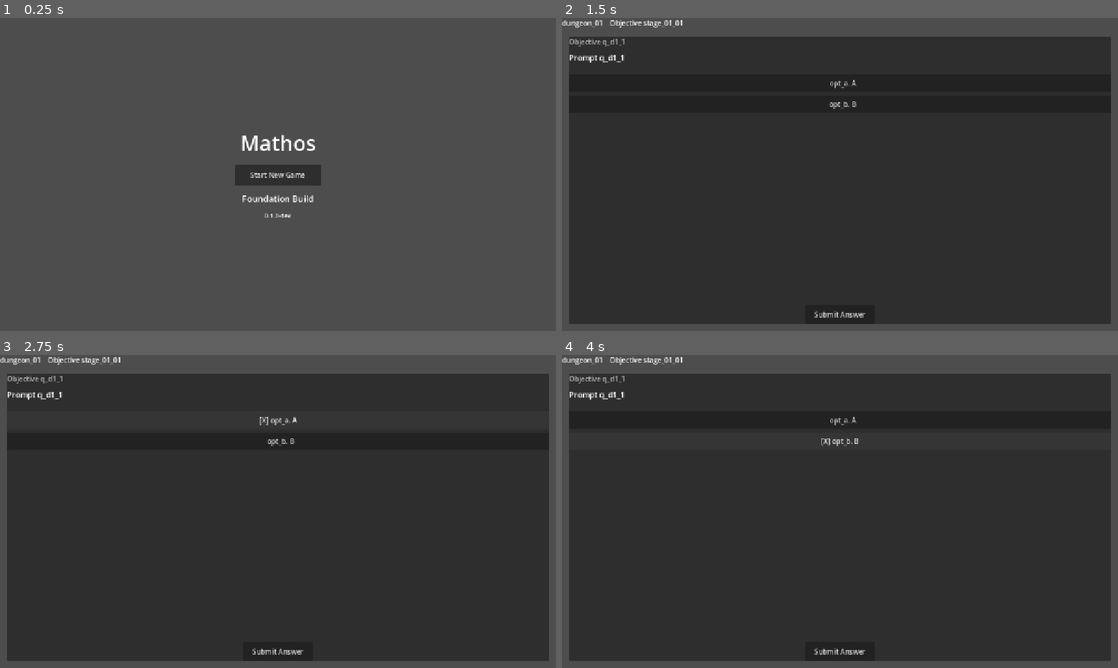
Above: before the commit, frames 1-4 (two rows, left to right).
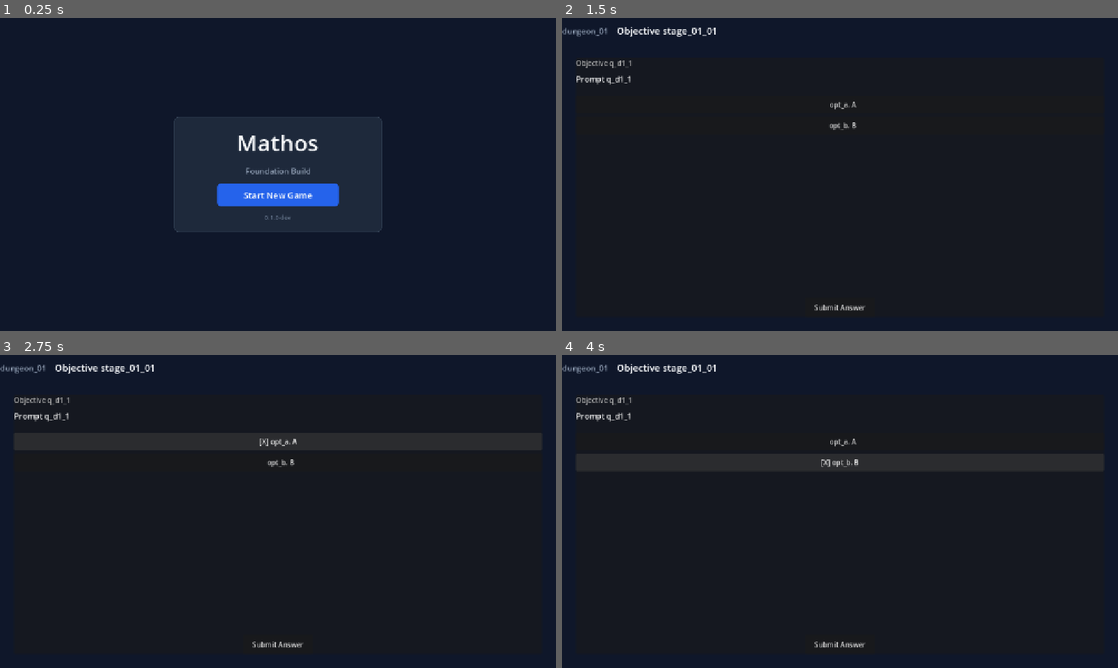
Above: after the commit, the same moments.

Repository: vanthanhcampus57-dev/Mathos
Game: Godot game, scene res://src/app/app_root.tscn
The game is run twice, just before and just after one commit, with the same random seed, the same clock (stepped at 60 frames per second) and the same inputs.
Inputs:
- Up to frame 1 (0.25 s): no input
- Up to frame 2 (1.5 s): click "Start New Game" at 0.5 s; click "Start Puzzle" at 1.25 s
- Up to frame 3 (2.75 s): click "opt_a. A" at 2 s
- Up to frame 4 (4 s): click "[X] opt_a. A" at 2.75 s; click "opt_b. B" at 3.5 s

The runs differ from the first frame. In frame 1, 99% of the frame differs, in the area x 0-100%, y 0-100%; in frame 2, 82%; in frame 3, 88%; in frame 4, 88%.

Commit message:
feat(ui): implement 1280x720 stage presentation visual structure and styling

Diff:
--- a/src/ui/lesson/lesson_panel.tscn
+++ b/src/ui/lesson/lesson_panel.tscn
@@ -1,6 +1,11 @@
-[gd_scene load_steps=2 format=3 uid="uid://d1_lesson_panel_001"]
+[gd_scene load_steps=8 format=3 uid="uid://d1_lesson_panel_001"]
 
 [ext_resource type="Script" path="res://src/ui/lesson/lesson_panel.gd" id="1_script"]
+[ext_resource type="StyleBox" path="res://src/ui/stage/styles/panel_bg.tres" id="2_panel_bg"]
+[ext_resource type="StyleBox" path="res://src/ui/stage/styles/btn_primary_normal.tres" id="3_btn_p_norm"]
+[ext_resource type="StyleBox" path="res://src/ui/stage/styles/btn_primary_hover.tres" id="4_btn_p_hov"]
+[ext_resource type="StyleBox" path="res://src/ui/stage/styles/btn_primary_pressed.tres" id="5_btn_p_press"]
+[ext_resource type="StyleBox" path="res://src/ui/stage/styles/btn_focus.tres" id="6_btn_focus"]
 
 [node name="LessonPanel" type="Control"]
 layout_mode = 3
@@ -25,10 +30,11 @@
 
 [node name="PanelContainer" type="PanelContainer" parent="MarginContainer"]
 layout_mode = 2
+theme_override_styles/panel = ExtResource("2_panel_bg")
 
 [node name="VBoxContainer" type="VBoxContainer" parent="MarginContainer/PanelContainer"]
 layout_mode = 2
-theme_override_constants/separation = 12
+theme_override_constants/separation = 16
 
 [node name="HeaderContainer" type="HBoxContainer" parent="MarginContainer/PanelContainer/VBoxContainer"]
 layout_mode = 2
@@ -36,16 +42,22 @@
 [node name="ContextTitleLabel" type="Label" parent="MarginContainer/PanelContainer/VBoxContainer/HeaderContainer"]
 layout_mode = 2
 size_flags_horizontal = 3
+theme_override_colors/font_color = Color(0.22, 0.74, 0.97, 1)
+theme_override_font_sizes/font_size = 18
 text = "Stage Context"
 
 [node name="SpeakerLabel" type="Label" parent="MarginContainer/PanelContainer/VBoxContainer/HeaderContainer"]
 layout_mode = 2
+theme_override_colors/font_color = Color(0.88, 0.91, 0.94, 1)
+theme_override_font_sizes/font_size = 18
 text = "Guide"
 
 [node name="BodyTextLabel" type="RichTextLabel" parent="MarginContainer/PanelContainer/VBoxContainer"]
-custom_minimum_size = Vector2(0, 100)
+custom_minimum_size = Vector2(0, 140)
 layout_mode = 2
 size_flags_vertical = 3
+theme_override_colors/default_color = Color(0.97, 0.98, 0.99, 1)
+theme_override_font_sizes/normal_font_size = 20
 bbcode_enabled = true
 text = "Lesson body text goes here..."
 
@@ -55,9 +67,18 @@
 [node name="PageIndicatorLabel" type="Label" parent="MarginContainer/PanelContainer/VBoxContainer/FooterContainer"]
 layout_mode = 2
 size_flags_horizontal = 3
+theme_override_colors/font_color = Color(0.58, 0.64, 0.72, 1)
+theme_override_font_sizes/font_size = 16
 text = "Step 1 of 1"
+vertical_alignment = 1
 
 [node name="ContinueButton" type="Button" parent="MarginContainer/PanelContainer/VBoxContainer/FooterContainer"]
-custom_minimum_size = Vector2(120, 36)
+custom_minimum_size = Vector2(160, 48)
 layout_mode = 2
+theme_override_colors/font_color = Color(0.97, 0.98, 0.99, 1)
+theme_override_font_sizes/font_size = 18
+theme_override_styles/normal = ExtResource("3_btn_p_norm")
+theme_override_styles/hover = ExtResource("4_btn_p_hov")
+theme_override_styles/pressed = ExtResource("5_btn_p_press")
+theme_override_styles/focus = ExtResource("6_btn_focus")
 text = "Continue"
--- a/src/ui/stage/stage_complete_panel.tscn
+++ b/src/ui/stage/stage_complete_panel.tscn
@@ -1,6 +1,11 @@
-[gd_scene load_steps=2 format=3 uid="uid://d1_stage_complete_panel_001"]
+[gd_scene load_steps=8 format=3 uid="uid://d1_stage_complete_panel_001"]
 
 [ext_resource type="Script" path="res://src/ui/stage/stage_complete_panel.gd" id="1_script"]
+[ext_resource type="StyleBox" path="res://src/ui/stage/styles/panel_bg.tres" id="2_panel_bg"]
+[ext_resource type="StyleBox" path="res://src/ui/stage/styles/btn_complete_normal.tres" id="3_btn_c_norm"]
+[ext_resource type="StyleBox" path="res://src/ui/stage/styles/btn_complete_hover.tres" id="4_btn_c_hov"]
+[ext_resource type="StyleBox" path="res://src/ui/stage/styles/btn_complete_pressed.tres" id="5_btn_c_press"]
+[ext_resource type="StyleBox" path="res://src/ui/stage/styles/btn_focus.tres" id="6_btn_focus"]
 
 [node name="StageCompletePanel" type="Control"]
 layout_mode = 3
@@ -25,21 +30,34 @@
 
 [node name="PanelContainer" type="PanelContainer" parent="MarginContainer"]
 layout_mode = 2
+theme_override_styles/panel = ExtResource("2_panel_bg")
 
 [node name="VBoxContainer" type="VBoxContainer" parent="MarginContainer/PanelContainer"]
 layout_mode = 2
+theme_override_constants/separation = 20
 alignment = 1
 
 [node name="TitleLabel" type="Label" parent="MarginContainer/PanelContainer/VBoxContainer"]
 layout_mode = 2
+theme_override_colors/font_color = Color(0.06, 0.73, 0.51, 1)
+theme_override_font_sizes/font_size = 32
+text = "Stage Completed!"
 horizontal_alignment = 1
 
 [node name="SummaryLabel" type="Label" parent="MarginContainer/PanelContainer/VBoxContainer"]
 layout_mode = 2
+theme_override_colors/font_color = Color(0.80, 0.84, 0.88, 1)
+theme_override_font_sizes/font_size = 20
 horizontal_alignment = 1
 
 [node name="ContinueButton" type="Button" parent="MarginContainer/PanelContainer/VBoxContainer"]
-custom_minimum_size = Vector2(160, 40)
+custom_minimum_size = Vector2(240, 52)
 layout_mode = 2
 size_flags_horizontal = 4
+theme_override_colors/font_color = Color(0.97, 0.98, 0.99, 1)
+theme_override_font_sizes/font_size = 20
+theme_override_styles/normal = ExtResource("3_btn_c_norm")
+theme_override_styles/hover = ExtResource("4_btn_c_hov")
+theme_override_styles/pressed = ExtResource("5_btn_c_press")
+theme_override_styles/focus = ExtResource("6_btn_focus")
 text = "Continue to Next Stage"
--- a/src/ui/stage/stage_presentation_shell.tscn
+++ b/src/ui/stage/stage_presentation_shell.tscn
@@ -1,99 +1,126 @@
-[gd_scene load_steps=4 format=3 uid="uid://d1_stage_presentation_shell_001"]
+[gd_scene load_steps=14 format=3 uid="uid://d1_stage_presentation_shell_001"]
 
 [ext_resource type="Script" path="res://src/ui/stage/stage_presentation_shell.gd" id="1_script"]
 [ext_resource type="PackedScene" uid="uid://d1_lesson_panel_001" path="res://src/ui/lesson/lesson_panel.tscn" id="2_lesson"]
 [ext_resource type="PackedScene" uid="uid://d1_stage_complete_panel_001" path="res://src/ui/stage/stage_complete_panel.tscn" id="3_complete"]
+[ext_resource type="StyleBox" path="res://src/ui/stage/styles/badge_restored.tres" id="4_badge_bg"]
+[ext_resource type="StyleBox" path="res://src/ui/stage/styles/panel_bg.tres" id="5_panel_bg"]
+[ext_resource type="StyleBox" path="res://src/ui/stage/styles/btn_primary_normal.tres" id="6_btn_p_norm"]
+[ext_resource type="StyleBox" path="res://src/ui/stage/styles/btn_primary_hover.tres" id="7_btn_p_hov"]
+[ext_resource type="StyleBox" path="res://src/ui/stage/styles/btn_primary_pressed.tres" id="8_btn_p_press"]
+[ext_resource type="StyleBox" path="res://src/ui/stage/styles/btn_secondary_normal.tres" id="9_btn_s_norm"]
+[ext_resource type="StyleBox" path="res://src/ui/stage/styles/btn_secondary_hover.tres" id="10_btn_s_hov"]
+[ext_resource type="StyleBox" path="res://src/ui/stage/styles/btn_secondary_pressed.tres" id="11_btn_s_press"]
+[ext_resource type="StyleBox" path="res://src/ui/stage/styles/btn_focus.tres" id="12_btn_focus"]
 
-[node name="StagePresentationShell" type="Control"]
-layout_mode = 3
+[sub_resource type="StyleBoxFlat" id="StyleBoxFlat_root_bg"]
+bg_color = Color(0.0588235, 0.0901961, 0.164706, 1)
+
+[node name="StagePresentationShell" type="PanelContainer"]
 anchors_preset = 15
 anchor_right = 1.0
 anchor_bottom = 1.0
 grow_horizontal = 2
 grow_vertical = 2
+theme_override_styles/panel = SubResource("StyleBoxFlat_root_bg")
 script = ExtResource("1_script")
 
 [node name="VBoxContainer" type="VBoxContainer" parent="."]
-layout_mode = 1
-anchors_preset = 15
-anchor_right = 1.0
-anchor_bottom = 1.0
-grow_horizontal = 2
-grow_vertical = 2
+layout_mode = 2
+theme_override_constants/separation = 0
 
 [node name="HeaderBar" type="HBoxContainer" parent="VBoxContainer"]
 visible = false
+custom_minimum_size = Vector2(0, 60)
 layout_mode = 2
-theme_override_constants/separation = 16
+theme_override_constants/separation = 20
 
 [node name="DungeonTitleLabel" type="Label" parent="VBoxContainer/HeaderBar"]
 layout_mode = 2
+theme_override_colors/font_color = Color(0.580392, 0.639216, 0.721569, 1)
+theme_override_font_sizes/font_size = 18
 text = "Dungeon Title"
+vertical_alignment = 1
 
 [node name="StageTitleLabel" type="Label" parent="VBoxContainer/HeaderBar"]
 layout_mode = 2
 size_flags_horizontal = 3
+theme_override_colors/font_color = Color(0.972549, 0.980392, 0.988235, 1)
+theme_override_font_sizes/font_size = 22
 text = "Stage Title"
+vertical_alignment = 1
 
 [node name="RestoredBadgeLabel" type="Label" parent="VBoxContainer/HeaderBar"]
 visible = false
 layout_mode = 2
+theme_override_colors/font_color = Color(0.960784, 0.619608, 0.043137, 1)
+theme_override_font_sizes/font_size = 14
+theme_override_styles/normal = ExtResource("4_badge_bg")
 text = "[RESTORED STATE]"
+vertical_alignment = 1
 
 [node name="MainBody" type="MarginContainer" parent="VBoxContainer"]
 layout_mode = 2
 size_flags_vertical = 3
-theme_override_constants/margin_left = 16
-theme_override_constants/margin_top = 16
-theme_override_constants/margin_right = 16
-theme_override_constants/margin_bottom = 16
+theme_override_constants/margin_left = 32
+theme_override_constants/margin_top = 32
+theme_override_constants/margin_right = 32
+theme_override_constants/margin_bottom = 32
 
-[node name="StartGameContainer" type="Control" parent="VBoxContainer/MainBody"]
+[node name="StartGameContainer" type="PanelContainer" parent="VBoxContainer/MainBody"]
+custom_minimum_size = Vector2(480, 0)
 layout_mode = 2
+size_flags_horizontal = 4
+size_flags_vertical = 4
+theme_override_styles/panel = ExtResource("5_panel_bg")
 
 [node name="VBoxContainer" type="VBoxContainer" parent="VBoxContainer/MainBody/StartGameContainer"]
-layout_mode = 1
-anchors_preset = 8
-anchor_left = 0.5
-anchor_top = 0.5
-anchor_right = 0.5
-anchor_bottom = 0.5
-offset_left = -150.0
-offset_top = -140.0
-offset_right = 150.0
-offset_bottom = 140.0
-grow_horizontal = 2
-grow_vertical = 2
+layout_mode = 2
 theme_override_constants/separation = 16
 alignment = 1
 
 [node name="TitleLabel" type="Label" parent="VBoxContainer/MainBody/StartGameContainer/VBoxContainer"]
 layout_mode = 2
-theme_override_font_sizes/font_size = 48
+theme_override_colors/font_color = Color(0.972549, 0.980392, 0.988235, 1)
+theme_override_font_sizes/font_size = 52
 text = "Mathos"
+horizontal_alignment = 1
+
+[node name="SubtitleLabel" type="Label" parent="VBoxContainer/MainBody/StartGameContainer/VBoxContainer"]
+layout_mode = 2
+theme_override_colors/font_color = Color(0.580392, 0.639216, 0.721569, 1)
+theme_override_font_sizes/font_size = 18
+text = "Foundation Build"
 horizontal_alignment = 1
 
 [node name="ContinueButton" type="Button" parent="VBoxContainer/MainBody/StartGameContainer/VBoxContainer"]
 visible = false
-custom_minimum_size = Vector2(200, 48)
+custom_minimum_size = Vector2(280, 52)
 layout_mode = 2
 size_flags_horizontal = 4
+theme_override_colors/font_color = Color(0.972549, 0.980392, 0.988235, 1)
+theme_override_font_sizes/font_size = 20
+theme_override_styles/normal = ExtResource("6_btn_p_norm")
+theme_override_styles/hover = ExtResource("7_btn_p_hov")
+theme_override_styles/pressed = ExtResource("8_btn_p_press")
+theme_override_styles/focus = ExtResource("12_btn_focus")
 text = "Continue"
 
 [node name="NewGameButton" type="Button" parent="VBoxContainer/MainBody/StartGameContainer/VBoxContainer"]
-custom_minimum_size = Vector2(200, 48)
+custom_minimum_size = Vector2(280, 52)
 layout_mode = 2
 size_flags_horizontal = 4
+theme_override_colors/font_color = Color(0.972549, 0.980392, 0.988235, 1)
+theme_override_font_sizes/font_size = 20
+theme_override_styles/normal = ExtResource("6_btn_p_norm")
+theme_override_styles/hover = ExtResource("7_btn_p_hov")
+theme_override_styles/pressed = ExtResource("8_btn_p_press")
+theme_override_styles/focus = ExtResource("12_btn_focus")
 text = "Start New Game"
-
-[node name="SubtitleLabel" type="Label" parent="VBoxContainer/MainBody/StartGameContainer/VBoxContainer"]
-layout_mode = 2
-theme_override_font_sizes/font_size = 20
-text = "Foundation Build"
-horizontal_alignment = 1
 
 [node name="VersionLabel" type="Label" parent="VBoxContainer/MainBody/StartGameContainer/VBoxContainer"]
 layout_mode = 2
+theme_override_colors/font_color = Color(0.392157, 0.454902, 0.545098, 1)
 theme_override_font_sizes/font_size = 14
 text = "0.1.0-dev"
 horizontal_alignment = 1
@@ -111,9 +138,12 @@
 
 [node name="FeedbackPanel" type="PanelContainer" parent="VBoxContainer/MainBody/FeedbackHostContainer"]
 layout_mode = 2
+theme_override_styles/panel = ExtResource("5_panel_bg")
 
 [node name="FeedbackLabel" type="Label" parent="VBoxContainer/MainBody/FeedbackHostContainer/FeedbackPanel"]
 layout_mode = 2
+theme_override_colors/font_color = Color(0.972549, 0.980392, 0.988235, 1)
+theme_override_font_sizes/font_size = 22
 horizontal_alignment = 1
 vertical_alignment = 1
 
--- /dev/null
+++ b/src/ui/stage/styles/badge_restored.tres
@@ -0,0 +1,17 @@
+[gd_resource type="StyleBoxFlat" format=3]
+
+[resource]
+bg_color = Color(0.270588, 0.101961, 0.011765, 1)
+border_width_left = 1
+border_width_top = 1
+border_width_right = 1
+border_width_bottom = 1
+border_color = Color(0.850980, 0.466667, 0.023529, 1)
+corner_radius_top_left = 12
+corner_radius_top_right = 12
+corner_radius_bottom_right = 12
+corner_radius_bottom_left = 12
+content_margin_left = 12.0
+content_margin_top = 4.0
+content_margin_right = 12.0
+content_margin_bottom = 4.0
--- /dev/null
+++ b/src/ui/stage/styles/btn_complete_hover.tres
@@ -0,0 +1,12 @@
+[gd_resource type="StyleBoxFlat" format=3]
+
+[resource]
+bg_color = Color(0.062745, 0.725490, 0.505882, 1)
+corner_radius_top_left = 8
+corner_radius_top_right = 8
+corner_radius_bottom_right = 8
+corner_radius_bottom_left = 8
+content_margin_left = 24.0
+content_margin_top = 12.0
+content_margin_right = 24.0
+content_margin_bottom = 12.0
--- /dev/null
+++ b/src/ui/stage/styles/btn_complete_normal.tres
@@ -0,0 +1,12 @@
+[gd_resource type="StyleBoxFlat" format=3]
+
+[resource]
+bg_color = Color(0.019608, 0.588235, 0.411765, 1)
+corner_radius_top_left = 8
+corner_radius_top_right = 8
+corner_radius_bottom_right = 8
+corner_radius_bottom_left = 8
+content_margin_left = 24.0
+content_margin_top = 12.0
+content_margin_right = 24.0
+content_margin_bottom = 12.0
--- /dev/null
+++ b/src/ui/stage/styles/btn_complete_pressed.tres
@@ -0,0 +1,12 @@
+[gd_resource type="StyleBoxFlat" format=3]
+
+[resource]
+bg_color = Color(0.015686, 0.470588, 0.341176, 1)
+corner_radius_top_left = 8
+corner_radius_top_right = 8
+corner_radius_bottom_right = 8
+corner_radius_bottom_left = 8
+content_margin_left = 24.0
+content_margin_top = 12.0
+content_margin_right = 24.0
+content_margin_bottom = 12.0
--- /dev/null
+++ b/src/ui/stage/styles/btn_focus.tres
@@ -0,0 +1,17 @@
+[gd_resource type="StyleBoxFlat" format=3]
+
+[resource]
+bg_color = Color(0, 0, 0, 0)
+border_width_left = 2
+border_width_top = 2
+border_width_right = 2
+border_width_bottom = 2
+border_color = Color(0.576471, 0.772549, 0.992157, 1)
+corner_radius_top_left = 8
+corner_radius_top_right = 8
+corner_radius_bottom_right = 8
+corner_radius_bottom_left = 8
+content_margin_left = 24.0
+content_margin_top = 12.0
+content_margin_right = 24.0
+content_margin_bottom = 12.0
--- /dev/null
+++ b/src/ui/stage/styles/btn_primary_hover.tres
@@ -0,0 +1,12 @@
+[gd_resource type="StyleBoxFlat" format=3]
+
+[resource]
+bg_color = Color(0.231373, 0.509804, 0.964706, 1)
+corner_radius_top_left = 8
+corner_radius_top_right = 8
+corner_radius_bottom_right = 8
+corner_radius_bottom_left = 8
+content_margin_left = 24.0
+content_margin_top = 12.0
+content_margin_right = 24.0
+content_margin_bottom = 12.0
--- /dev/null
+++ b/src/ui/stage/styles/btn_primary_normal.tres
@@ -0,0 +1,12 @@
+[gd_resource type="StyleBoxFlat" format=3]
+
+[resource]
+bg_color = Color(0.145098, 0.388235, 0.921569, 1)
+corner_radius_top_left = 8
+corner_radius_top_right = 8
+corner_radius_bottom_right = 8
+corner_radius_bottom_left = 8
+content_margin_left = 24.0
+content_margin_top = 12.0
+content_margin_right = 24.0
+content_margin_bottom = 12.0
--- /dev/null
+++ b/src/ui/stage/styles/btn_primary_pressed.tres
@@ -0,0 +1,12 @@
+[gd_resource type="StyleBoxFlat" format=3]
+
+[resource]
+bg_color = Color(0.113725, 0.309804, 0.847059, 1)
+corner_radius_top_left = 8
+corner_radius_top_right = 8
+corner_radius_bottom_right = 8
+corner_radius_bottom_left = 8
+content_margin_left = 24.0
+content_margin_top = 12.0
+content_margin_right = 24.0
+content_margin_bottom = 12.0
--- /dev/null
+++ b/src/ui/stage/styles/btn_secondary_hover.tres
@@ -0,0 +1,12 @@
+[gd_resource type="StyleBoxFlat" format=3]
+
+[resource]
+bg_color = Color(0.278431, 0.333333, 0.411765, 1)
+corner_radius_top_left = 8
+corner_radius_top_right = 8
+corner_radius_bottom_right = 8
+corner_radius_bottom_left = 8
+content_margin_left = 24.0
+content_margin_top = 12.0
+content_margin_right = 24.0
+content_margin_bottom = 12.0
--- /dev/null
+++ b/src/ui/stage/styles/btn_secondary_normal.tres
@@ -0,0 +1,12 @@
+[gd_resource type="StyleBoxFlat" format=3]
+
+[resource]
+bg_color = Color(0.200000, 0.254902, 0.333333, 1)
+corner_radius_top_left = 8
+corner_radius_top_right = 8
+corner_radius_bottom_right = 8
+corner_radius_bottom_left = 8
+content_margin_left = 24.0
+content_margin_top = 12.0
+content_margin_right = 24.0
+content_margin_bottom = 12.0
--- /dev/null
+++ b/src/ui/stage/styles/btn_secondary_pressed.tres
@@ -0,0 +1,12 @@
+[gd_resource type="StyleBoxFlat" format=3]
+
+[resource]
+bg_color = Color(0.117647, 0.160784, 0.231373, 1)
+corner_radius_top_left = 8
+corner_radius_top_right = 8
+corner_radius_bottom_right = 8
+corner_radius_bottom_left = 8
+content_margin_left = 24.0
+content_margin_top = 12.0
+content_margin_right = 24.0
+content_margin_bottom = 12.0
--- /dev/null
+++ b/src/ui/stage/styles/header_bg.tres
@@ -0,0 +1,12 @@
+[gd_resource type="StyleBoxFlat" format=3]
+
+[resource]
+bg_color = Color(0.117647, 0.160784, 0.231373, 1)
+border_width_bottom = 1
+border_color = Color(0.200000, 0.254902, 0.333333, 1)
+corner_radius_bottom_right = 8
+corner_radius_bottom_left = 8
+content_margin_left = 20.0
+content_margin_top = 12.0
+content_margin_right = 20.0
+content_margin_bottom = 12.0
--- /dev/null
+++ b/src/ui/stage/styles/panel_bg.tres
@@ -0,0 +1,17 @@
+[gd_resource type="StyleBoxFlat" format=3]
+
+[resource]
+bg_color = Color(0.117647, 0.160784, 0.231373, 1)
+border_width_left = 1
+border_width_top = 1
+border_width_right = 1
+border_width_bottom = 1
+border_color = Color(0.200000, 0.254902, 0.333333, 1)
+corner_radius_top_left = 12
+corner_radius_top_right = 12
+corner_radius_bottom_right = 12
+corner_radius_bottom_left = 12
+content_margin_left = 24.0
+content_margin_top = 24.0
+content_margin_right = 24.0
+content_margin_bottom = 24.0
